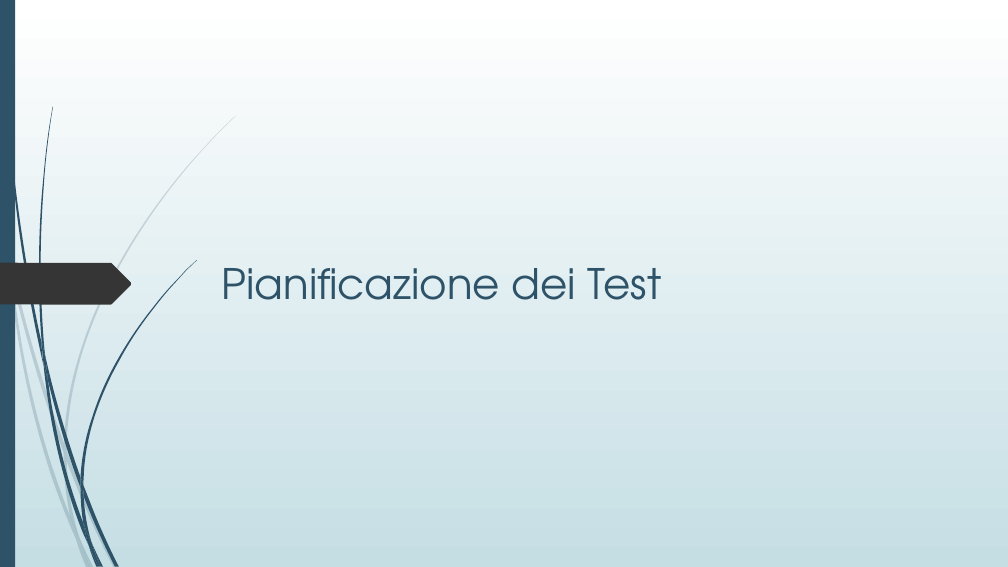
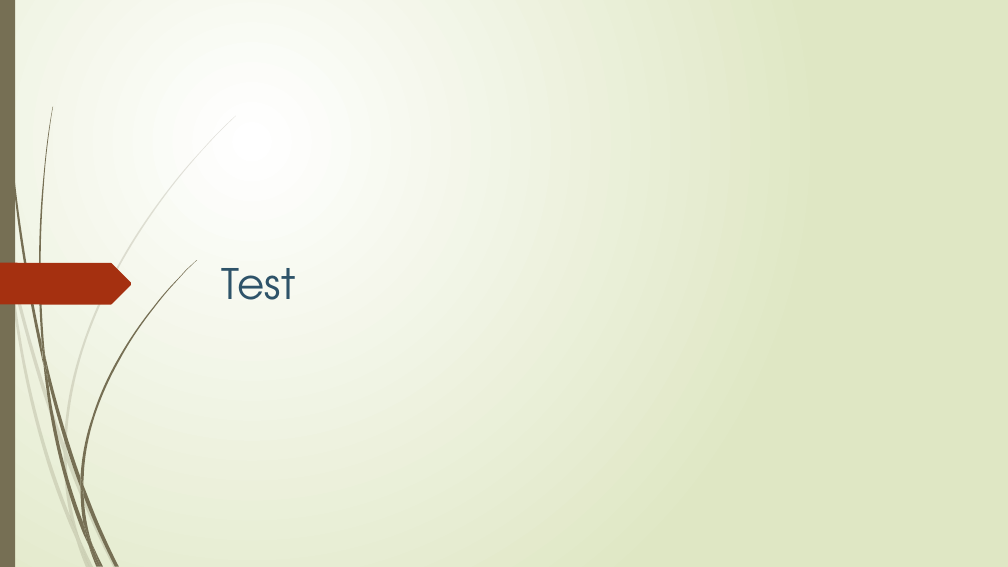
Before and after one commit to lpleo/Ingegneria_Software_2014, a slide deck: slide 14 of Slide/Slide Sparta.pptx (slide 13 before the commit). Drawn at 1008x567 pixels with LibreOffice and Linux fonts; fonts in the diff are those of the drawing. Boxes give left, top, right and bottom in pixels: in the first picture for what was removed or moved away, otherwise in the second. Text is boxed around its words. In the diff, an @@ line names an element or a change of style, - is before the commit and + after.

```diff
--- a/Slide/Slide Sparta.pptx
+++ b/Slide/Slide Sparta.pptx
@@ background gradient #FFFFFF to #C5DEE5 to gradient #FFFFFF to #DFE8C4 @@
@@ freeform shape at (x1=2, y1=0, x2=43, y2=364): fill #2E5369 to #766F54; outline redrawn @@
@@ fill #2E5369 to #766F54 in 12 elements at (x1=45, y1=357, x2=80, y2=488), (x1=83, y1=485, x2=119, y2=566), (x1=43, y1=361, x2=88, y2=546), (x1=92, y1=544, x2=104, y2=567), (x1=42, y1=340, x2=48, y2=382), (x1=80, y1=260, x2=197, y2=485), (x1=88, y1=546, x2=98, y2=567), (x1=80, y1=488, x2=91, y2=544), (x1=80, y1=477, x2=83, y2=496), (x1=83, y1=523, x2=101, y2=566), (x1=0, y1=0, x2=15, y2=567), (x1=39, y1=107, x2=53, y2=357) @@
@@ freeform shape at (x1=0, y1=263, x2=132, y2=305): fill #353535 to #A53010 @@
@@ title at (x1=222, y1=268, x2=296, y2=300): text changed @@
-Pianificazione dei Test
+Test
@@ fill #2E5369 at 20% opacity to #766F54 at 20% opacity in 10 elements at (x1=0, y1=213, x2=8, y2=265), (x1=11, y1=261, x2=64, y2=453), (x1=67, y1=451, x2=117, y2=567), (x1=79, y1=538, x2=94, y2=567), (x1=8, y1=265, x2=76, y2=540), (x1=64, y1=453, x2=79, y2=538), (x1=64, y1=116, x2=236, y2=451), (x1=76, y1=540, x2=90, y2=567), (x1=64, y1=443, x2=67, y2=461), (x1=70, y1=516, x2=90, y2=567) @@
```
Also in this commit, not shown: 12 other slides changed, 6 slides added, 6 slides removed, 3 other files.
